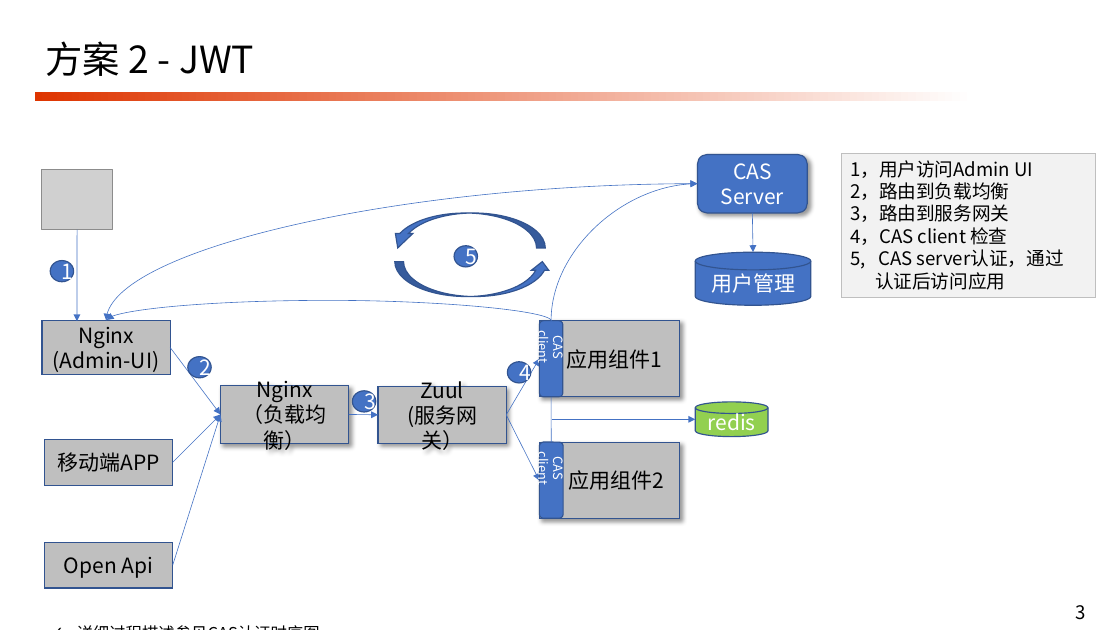
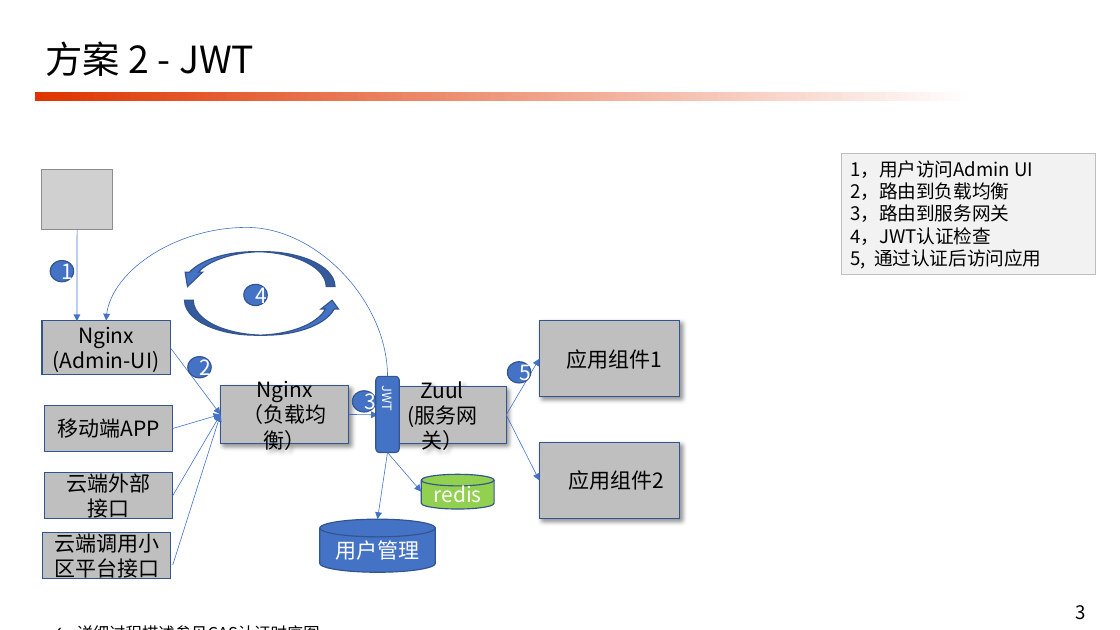
Before and after one commit to gyanlon/test, a slide deck: slide 3 of 认证和鉴权.pptx. Drawn at 1120x630 pixels with LibreOffice and Linux fonts; fonts in the diff are those of the drawing; grey boxes stand for pictures; background and template pictures are left out. Boxes give left, top, right and bottom in pixels: in the first picture for what was removed or moved away, otherwise in the second. Text is boxed around its words. In the diff, an @@ line names an element or a change of style, - is before the commit and + after.

```diff
--- a/认证和鉴权.pptx
+++ b/认证和鉴权.pptx
@@ rounded rectangle removed at (x1=697, y1=155, x2=807, y2=213) @@
-CAS Server
@@ rectangle "1，用户访问Admin UI" resized from (x1=842, y1=154, x2=1096, y2=298) to (x1=842, y1=154, x2=1096, y2=276) @@
@@ curved double arrow removed from (106, 321) to (697, 184) @@
@@ curved arrow removed from (551, 321) to (697, 184) @@
@@ curved arrow moved from (552, 321) - (107, 320) to (387, 376) - (106, 321) @@
@@ text in rectangle at (x1=850, y1=227, x2=1041, y2=269): text changed @@
-4，CAS client 检查
-5, CAS server认证，通过
-认证后访问应用
+4，JWT认证检查
+5, 通过认证后访问应用
@@ curved up arrow moved from (x1=389, y1=213, x2=545, y2=249) to (x1=179, y1=252, x2=335, y2=287) @@
@@ ellipse removed at (x1=455, y1=246, x2=478, y2=267) @@
-5
@@ ellipse added at (x1=244, y1=285, x2=267, y2=306), fill #4472C4, outline #325491 1 pt, 18 pt, text #FFFFFF @@
+4
@@ curved up arrow moved from (x1=395, y1=261, x2=551, y2=297) to (x1=185, y1=300, x2=341, y2=335) @@
@@ rounded rectangle removed at (x1=539, y1=321, x2=563, y2=397) @@
-CAS client
@@ text in ellipse at (x1=519, y1=359, x2=531, y2=385): text changed @@
-4
+5
@@ rounded rectangle added at (x1=376, y1=376, x2=399, y2=453), fill #4472C4, outline #325491 1 pt, 11 pt, text #FFFFFF @@
+JWT
@@ rectangle "移动端APP" moved from (x1=45, y1=439, x2=173, y2=486) to (x1=45, y1=406, x2=173, y2=452) @@
@@ arrow moved from (173, 462) - (220, 414) to (173, 429) - (220, 414) @@
@@ arrow added from (173, 496) to (220, 414), #4472C4 0.5 pt @@
@@ line removed from (551, 397) to (551, 442) @@
@@ rounded rectangle removed at (x1=539, y1=442, x2=563, y2=518) @@
-CAS client
@@ rectangle added at (x1=45, y1=473, x2=173, y2=519), fill #BFBFBF, outline #325491 1 pt, 18 pt, text #000000 @@
+云端外部
+接口
@@ arrow moved from (753, 213) - (753, 252) to (387, 453) - (377, 519) @@
@@ arrow moved from (552, 419) - (696, 419) to (387, 453) - (422, 492) @@
@@ cylinder "redis" moved from (x1=696, y1=402, x2=769, y2=436) to (x1=422, y1=475, x2=495, y2=509) @@
@@ rectangle added at (x1=43, y1=533, x2=171, y2=579), fill #BFBFBF, outline #325491 1 pt, 18 pt, text #000000 @@
+云端调用小区平台接口
@@ cylinder "用户管理" moved from (x1=696, y1=252, x2=812, y2=305) to (x1=320, y1=519, x2=436, y2=572) @@
@@ rectangle removed at (x1=45, y1=542, x2=173, y2=588) @@
-Open Api
```
Also in this commit, not shown: 1 other slide changed, 3 slides added, 3 slides removed.
